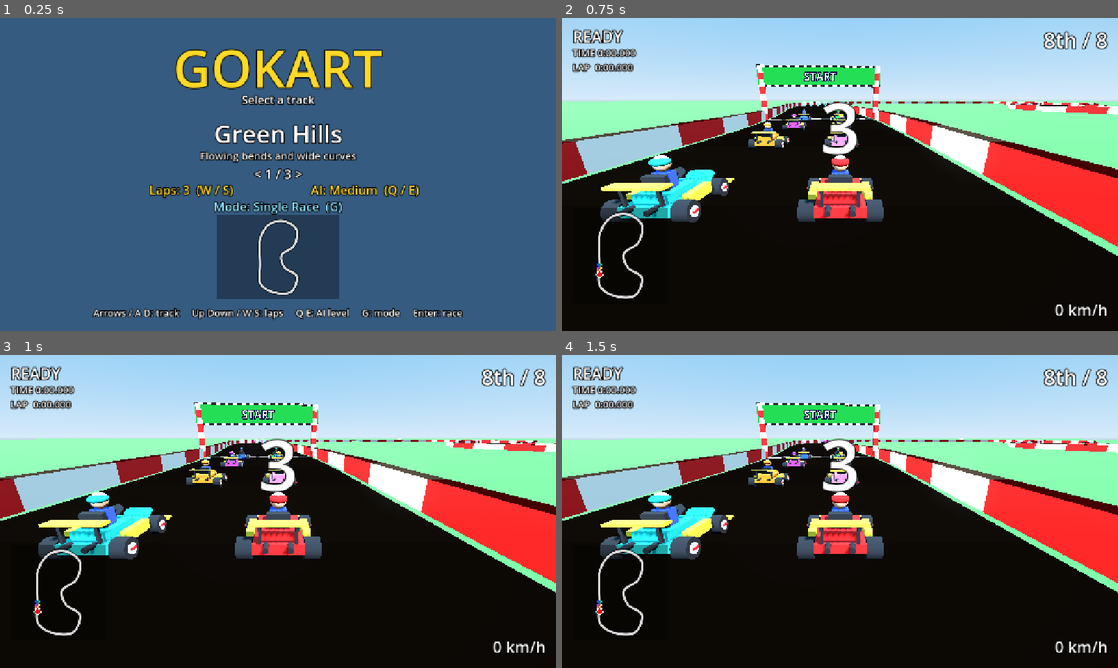
Above: before the commit, frames 1-4 (two rows, left to right).
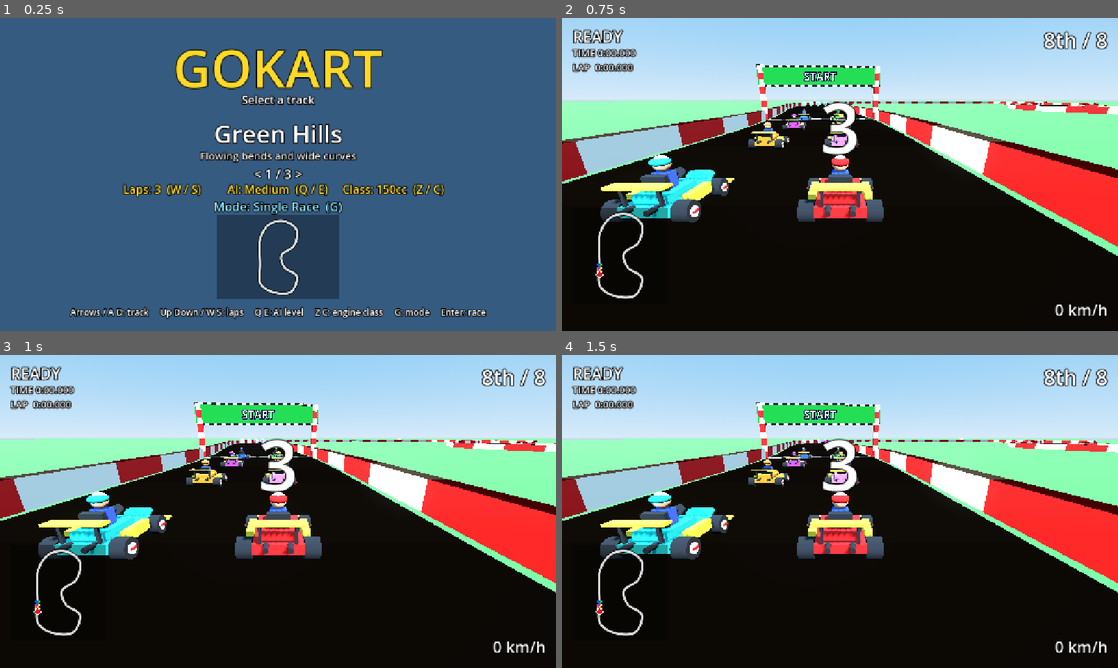
Above: after the commit, the same moments.

Repository: AgentiLoop/GoKart
Game: Godot game, scene res://scenes/menu.tscn
Same seed, same stepped clock (60 frames per second), same inputs: the game is played once before the commit and once after it.
Inputs (mouse positions are in pixels of both pictures, inside the frame that each line leads up to):
- Up to frame 1 (0.25 s): no input
- Up to frame 2 (0.75 s): tap Enter at 0.5 s; move the mouse to (962, 158) at 0.52 s; hold D (steer_right) from 0.53 s (still down); hold Space (drift) from 0.53 s (still down); click (962, 158) at 0.67 s
- Up to frame 3 (1 s): keep holding D (steer_right); keep holding Space (drift); tap Z at 0.8 s
- Up to frame 4 (1.5 s): move the mouse to (728, 527) at 1.27 s; release D (steer_right) at 1.28 s; release Space (drift) at 1.28 s; hold S (brake) from 1.28 s (still down); tap Z at 1.35 s

The runs differ from the first frame. In frame 1, 3.4% of the frame differs, in the area x 12-88%, y 52-97%; in frame 2, nothing differs; in frame 3, nothing differs; in frame 4, nothing differs.

Commit message:
Mario Kart 64 engine classes: 50cc / 100cc / 150cc on the title menu (Z / C) scale every kart's top speed and acceleration

Diff:
--- a/scripts/kart_physics.gd
+++ b/scripts/kart_physics.gd
@@ -48,6 +48,14 @@
 
 func is_boosting() -> bool:
 	return boost_time > 0.0
+
+## Mario Kart 64 engine class: scales this kart's top speed and acceleration (50cc < 100cc < 150cc).
+## Call once, right after creation.
+func apply_engine_class(speed_scale: float, accel_scale: float) -> void:
+	max_speed *= speed_scale
+	reverse_max_speed *= speed_scale
+	acceleration *= accel_scale
+	boost_acceleration *= accel_scale
 
 func is_star() -> bool:
 	return star_time > 0.0
--- a/scripts/main.gd
+++ b/scripts/main.gd
@@ -101,7 +101,9 @@
 	var data: TrackData = track.data
 	tracker = LapTracker.new(data.count, 8, TrackLibrary.laps)
 
+	var engine: Dictionary = TrackLibrary.engine_info(TrackLibrary.engine_class)
 	kart = Kart.new()
+	kart.model.apply_engine_class(engine.speed, engine.accel)
 	# the player starts in the right slot of the back row, just behind the line, facing along the track
 	var start_idx := data.count - 10
 	var start_pos: Vector3 = data.points[start_idx] + data.right_of(start_idx) * GRID_LANE + Vector3(0, 0.1, 0)
@@ -123,6 +125,7 @@
 		ai.track_index = gi
 		ai.kart_id = karts.size()
 		add_child(ai)
+		ai.model.apply_engine_class(engine.speed, engine.accel)
 		ai.model.max_speed *= spec[2] * TrackLibrary.difficulty_info(TrackLibrary.difficulty).speed
 		ai_base_speed.append(ai.model.max_speed)
 		var engine_sfx := AiEngineAudio.new()
--- a/scripts/menu.gd
+++ b/scripts/menu.gd
@@ -2,6 +2,7 @@
 ## Title screen: pick a track with Left/Right (A/D) and press Enter/Space to race.
 ## Selection is stored in TrackLibrary.selected; Esc during a race comes back here.
 ## G / Tab toggles Single Race vs Grand Prix (every track in turn, MK64-style cup points).
+## Z / C step the MK64 engine class (50cc / 100cc / 150cc).
 
 const TrackLibrary := preload("res://scripts/track_library.gd")
 const GrandPrix := preload("res://scripts/grand_prix.gd")
@@ -17,6 +18,8 @@
 var laps := 3
 var difficulty_label: Label
 var difficulty := 1
+var engine_label: Label
+var engine_class := 2
 var mode_label: Label
 var grand_prix := false
 var stage: Control   # fixed 1280x720 layout area, kept centred when the window is wider/taller
@@ -52,6 +55,18 @@
 
 static func difficulty_text(i: int) -> String:
 	return "AI: %s  (Q / E)" % TrackLibrary.difficulty_info(i).name
+
+## Key -> engine class step (-1 / +1), 0 for anything else.
+static func engine_direction_for_key(keycode: int) -> int:
+	match keycode:
+		KEY_Z:
+			return -1
+		KEY_C:
+			return 1
+	return 0
+
+static func engine_text(i: int) -> String:
+	return "Class: %s  (Z / C)" % TrackLibrary.engine_info(i).name
 
 static func laps_text(n: int) -> String:
 	return "Laps: %d  (W / S)" % n
@@ -83,6 +98,7 @@
 	selected = TrackLibrary.selected
 	laps = TrackLibrary.laps
 	difficulty = TrackLibrary.difficulty
+	engine_class = TrackLibrary.engine_class
 	bg = ColorRect.new()
 	bg.set_anchors_preset(Control.PRESET_FULL_RECT)
 	add_child(bg)
@@ -100,14 +116,15 @@
 	name_label = _label(Vector2(240, 226), 56, 800, Color(1, 1, 1))
 	blurb_label = _label(Vector2(240, 298), 24, 800, Color(0.9, 0.9, 0.9))
 	index_label = _label(Vector2(240, 336), 30, 800, Color(1, 1, 1))
-	laps_label = _label(Vector2(240, 374), 28, 400, Color(1.0, 0.85, 0.15))
-	difficulty_label = _label(Vector2(640, 374), 28, 400, Color(1.0, 0.85, 0.15))
+	laps_label = _label(Vector2(240, 374), 26, 266, Color(1.0, 0.85, 0.15))
+	difficulty_label = _label(Vector2(506, 374), 26, 266, Color(1.0, 0.85, 0.15))
+	engine_label = _label(Vector2(772, 374), 26, 266, Color(1.0, 0.85, 0.15))
 	mode_label = _label(Vector2(240, 412), 28, 800, Color(0.55, 0.9, 1.0))
 	preview = Minimap.new()
 	preview.position = Vector2(500, 452)
 	stage.add_child(preview)
-	var hint := _label(Vector2(90, 662), 22, 1100, Color(1, 1, 1))
-	hint.text = "Arrows / A D: track     Up Down / W S: laps     Q E: AI level     G: mode     Enter: race"
+	var hint := _label(Vector2(40, 662), 20, 1200, Color(1, 1, 1))
+	hint.text = "Arrows / A D: track     Up Down / W S: laps     Q E: AI level     Z C: engine class     G: mode     Enter: race"
 	_refresh()
 
 func _label(pos: Vector2, font_size: int, w: float, col: Color) -> Label:
@@ -129,6 +146,7 @@
 	index_label.text = counter_text(selected, TrackLibrary.count())
 	laps_label.text = laps_text(laps)
 	difficulty_label.text = difficulty_text(difficulty)
+	engine_label.text = engine_text(engine_class)
 	mode_label.text = mode_text(grand_prix, TrackLibrary.count())
 	bg.color = info.sky_top.darkened(0.45)
 	preview.setup(TrackLibrary.make_data(selected).points, Vector2(280, 195))
@@ -153,9 +171,15 @@
 	grand_prix = not grand_prix
 	_refresh()
 
+## Change the engine class (wraps around 50cc / 100cc / 150cc).
+func move_engine(dir: int) -> void:
+	engine_class = TrackLibrary.step_engine(engine_class, dir)
+	_refresh()
+
 func start_race() -> void:
 	TrackLibrary.selected = selected
 	TrackLibrary.difficulty = difficulty
+	TrackLibrary.engine_class = engine_class
 	TrackLibrary.laps = laps
 	if grand_prix:
 		GrandPrix.start(cup_order(selected, TrackLibrary.count()), RaceMain.RACER_COUNT)
@@ -169,10 +193,13 @@
 	var d := direction_for_key(event.physical_keycode)
 	var ld := lap_direction_for_key(event.physical_keycode)
 	var dd := difficulty_direction_for_key(event.physical_keycode)
+	var ed := engine_direction_for_key(event.physical_keycode)
 	if is_mode_key(event.physical_keycode):
 		toggle_mode()
 	elif dd != 0:
 		move_difficulty(dd)
+	elif ed != 0:
+		move_engine(ed)
 	elif d != 0:
 		move(d)
 	elif ld != 0:
--- a/scripts/track_library.gd
+++ b/scripts/track_library.gd
@@ -28,6 +28,24 @@
 ## Next/previous difficulty (wraps around).
 static func step_difficulty(current: int, dir: int) -> int:
 	return posmod(current + dir, DIFFICULTIES.size())
+
+## Engine class chosen on the title menu (index into ENGINE_CLASSES; 150cc by default).
+static var engine_class := 2
+
+## Mario Kart 64 engine classes. speed / accel multiply EVERY kart's top speed and acceleration
+## (player and AI alike), so 50cc is a gentle cruise and 150cc the full-speed race.
+const ENGINE_CLASSES := [
+	{"name": "50cc", "speed": 0.75, "accel": 0.8},
+	{"name": "100cc", "speed": 0.88, "accel": 0.9},
+	{"name": "150cc", "speed": 1.0, "accel": 1.0},
+]
+
+static func engine_info(i: int) -> Dictionary:
+	return ENGINE_CLASSES[posmod(i, ENGINE_CLASSES.size())]
+
+## Next/previous engine class (wraps around).
+static func step_engine(current: int, dir: int) -> int:
+	return posmod(current + dir, ENGINE_CLASSES.size())
 
 const TRACKS := [
 	{
--- a/tests/test_grand_prix.gd
+++ b/tests/test_grand_prix.gd
@@ -81,7 +81,7 @@
 	runner.check("GRAND PRIX" in Menu.mode_text(true, 3) and "3 races" in Menu.mode_text(true, 3))
 	runner.check("Single" in Menu.mode_text(false, 3))
 	var m = Menu.new()
-	for prop in ["laps_label", "difficulty_label", "mode_label", "name_label", "blurb_label", "index_label"]:
+	for prop in ["laps_label", "difficulty_label", "engine_label", "mode_label", "name_label", "blurb_label", "index_label"]:
 		m.set(prop, Label.new())
 	m.bg = ColorRect.new()
 	m.preview = load("res://scripts/minimap.gd").new()
@@ -90,5 +90,5 @@
 	runner.check(m.grand_prix and m.mode_label.text == Menu.mode_text(true, load("res://scripts/track_library.gd").count()))
 	m.toggle_mode()
 	runner.check(not m.grand_prix)
-	for n in [m.laps_label, m.difficulty_label, m.mode_label, m.name_label, m.blurb_label, m.index_label, m.bg, m.preview, m]:
+	for n in [m.laps_label, m.difficulty_label, m.engine_label, m.mode_label, m.name_label, m.blurb_label, m.index_label, m.bg, m.preview, m]:
 		n.free()
--- a/tests/test_tracks.gd
+++ b/tests/test_tracks.gd
@@ -131,6 +131,7 @@
 	m.laps = 3
 	m.laps_label = Label.new()
 	m.difficulty_label = Label.new()
+	m.engine_label = Label.new()
 	m.mode_label = Label.new()
 	m.name_label = Label.new()
 	m.blurb_label = Label.new()
@@ -143,7 +144,7 @@
 	runner.check(m.difficulty == 2 and m.difficulty_label.text == Menu.difficulty_text(2))
 	m.move_difficulty(1)
 	runner.check(m.difficulty == 0 and m.difficulty_label.text.contains("Easy"), "wraps to Easy")
-	for n in [m.laps_label, m.difficulty_label, m.mode_label, m.name_label, m.blurb_label, m.index_label, m.bg, m.preview, m]:
+	for n in [m.laps_label, m.difficulty_label, m.engine_label, m.mode_label, m.name_label, m.blurb_label, m.index_label, m.bg, m.preview, m]:
 		n.free()
 	var lt = load("res://scripts/lap_tracker.gd").new(200, 8, 2)
 	runner.check(lt.total_laps == 2)
@@ -223,3 +224,55 @@
 				runner.check(slots[i].distance_to(slots[j]) > 3.5, "track %d slots %d/%d overlap" % [n, i, j])
 	for i in range(1, Main.AI_SPECS.size()):
 		runner.check(Main.AI_SPECS[i][2] <= Main.AI_SPECS[i - 1][2], "front rows are the faster karts")
+
+func test_mk64_engine_classes() -> void:
+	## 50cc / 100cc / 150cc scale every kart's top speed and acceleration; 150cc is the full-speed default.
+	var L := TrackLibrary
+	runner.check(L.ENGINE_CLASSES.size() == 3)
+	runner.check(L.engine_info(0).name == "50cc" and L.engine_info(1).name == "100cc" and L.engine_info(2).name == "150cc")
+	runner.check(L.engine_class == 2, "150cc is the default")
+	runner.check(L.engine_info(0).speed < L.engine_info(1).speed and L.engine_info(1).speed < L.engine_info(2).speed, "faster classes")
+	runner.check(L.engine_info(0).accel < L.engine_info(1).accel and L.engine_info(1).accel < L.engine_info(2).accel, "quicker classes")
+	runner.check(is_equal_approx(L.engine_info(2).speed, 1.0) and is_equal_approx(L.engine_info(2).accel, 1.0), "150cc is the base tuning")
+	runner.check(L.engine_info(0).speed >= 0.7, "50cc is still a race, not a crawl")
+	runner.check(L.step_engine(0, -1) == 2 and L.step_engine(2, 1) == 0 and L.step_engine(1, 1) == 2)
+	runner.check(L.engine_info(-1).name == "150cc" and L.engine_info(3).name == "50cc", "info wraps")
+	runner.check(Menu.engine_direction_for_key(KEY_Z) == -1 and Menu.engine_direction_for_key(KEY_C) == 1)
+	runner.check(Menu.engine_direction_for_key(KEY_Q) == 0 and Menu.engine_direction_for_key(KEY_ENTER) == 0)
+	runner.check(Menu.engine_text(0) == "Class: 50cc  (Z / C)")
+	# a 50cc kart tops out lower and gets there more slowly than a 150cc kart
+	var slow := KartPhysics.new()
+	slow.apply_engine_class(L.engine_info(0).speed, L.engine_info(0).accel)
+	var fast := KartPhysics.new()
+	fast.apply_engine_class(L.engine_info(2).speed, L.engine_info(2).accel)
+	runner.check(is_equal_approx(slow.max_speed, fast.max_speed * L.engine_info(0).speed), "50cc top speed")
+	runner.check(slow.acceleration < fast.acceleration and slow.boost_acceleration < fast.boost_acceleration, "50cc accel")
+	runner.check(slow.reverse_max_speed < fast.reverse_max_speed, "50cc reverse")
+	for i in 30:
+		slow.step(DT, 1.0, 0.0, 0.0, false)
+		fast.step(DT, 1.0, 0.0, 0.0, false)
+	runner.check(slow.speed < fast.speed, "50cc accelerates more slowly: %f vs %f" % [slow.speed, fast.speed])
+	for i in 600:
+		slow.step(DT, 1.0, 0.0, 0.0, false)
+		fast.step(DT, 1.0, 0.0, 0.0, false)
+	runner.check(is_equal_approx(slow.speed, slow.max_speed) and is_equal_approx(fast.speed, fast.max_speed), "both reach their top speed")
+	runner.check(slow.speed < fast.speed * 0.8, "50cc tops out well below 150cc")
+	# the menu steps the class and the title text follows
+	var m = Menu.new()
+	m.laps_label = Label.new()
+	m.difficulty_label = Label.new()
+	m.engine_label = Label.new()
+	m.mode_label = Label.new()
+	m.name_label = Label.new()
+	m.blurb_label = Label.new()
+	m.index_label = Label.new()
+	m.bg = ColorRect.new()
+	m.preview = load("res://scripts/minimap.gd").new()
+	m.engine_class = 2
+	m.move_engine(-1)
+	runner.check(m.engine_class == 1 and m.engine_label.text == Menu.engine_text(1))
+	m.move_engine(1)
+	m.move_engine(1)
+	runner.check(m.engine_class == 0 and m.engine_label.text.contains("50cc"), "wraps to 50cc")
+	for n in [m.laps_label, m.difficulty_label, m.engine_label, m.mode_label, m.name_label, m.blurb_label, m.index_label, m.bg, m.preview, m]:
+		n.free()
--- a/tools/menu_check.gd
+++ b/tools/menu_check.gd
@@ -42,6 +42,11 @@
 		frames = 0
 	elif stage == 15 and frames > 3:
 		_check(lib.step_laps(3, 1) == 5 and cs.laps == 5, "W raises laps to 5: %d" % cs.laps)
+		_key(KEY_Z)
+		stage = 16
+		frames = 0
+	elif stage == 16 and frames > 3:
+		_check(cs.engine_class == 1 and cs.engine_label.text.contains("100cc"), "Z drops the engine class to 100cc: " + cs.engine_label.text)
 		_key(KEY_ENTER)
 		stage = 2
 		frames = 0
@@ -50,6 +55,8 @@
 		_check(lib.selected == 1, "selected track stored")
 		_check(lib.laps == 5 and cs.tracker.total_laps == 5, "race uses 5 laps")
 		_check(cs.track.data.count == lib.make_data(1).count, "race uses track 1 geometry")
+		_check(lib.engine_class == 1 and is_equal_approx(cs.kart.model.max_speed, 30.0 * lib.engine_info(1).speed), "100cc scales the player's top speed: %f" % cs.kart.model.max_speed)
+		_check(cs.karts[1].model.max_speed < 30.0 * lib.engine_info(1).speed, "100cc scales the AI karts too: %f" % cs.karts[1].model.max_speed)
 		_key(KEY_ESCAPE)
 		stage = 3
 		frames = 0
@@ -57,6 +64,7 @@
 		_check(cs.name == "Menu", "Escape returns to menu")
 		_check(cs.name_label.text == lib.info(1).name, "menu remembers track 1")
 		_check(cs.laps == 5, "menu remembers laps")
+		_check(cs.engine_class == 1, "menu remembers the engine class")
 		print("MENU CHECK: ", "OK" if ok else "FAILED")
 		quit(0 if ok else 1)
 	return false
Not shown, changed: .agent/autopilot/progress.md
Not shown, changed: README.md
